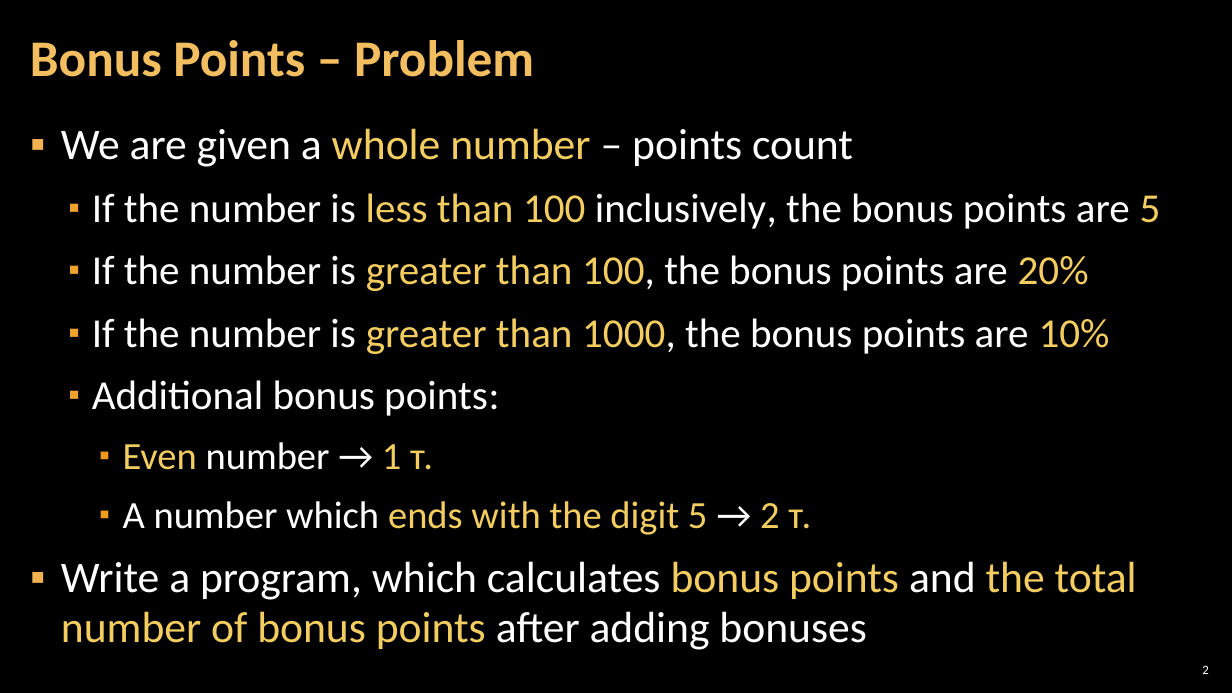
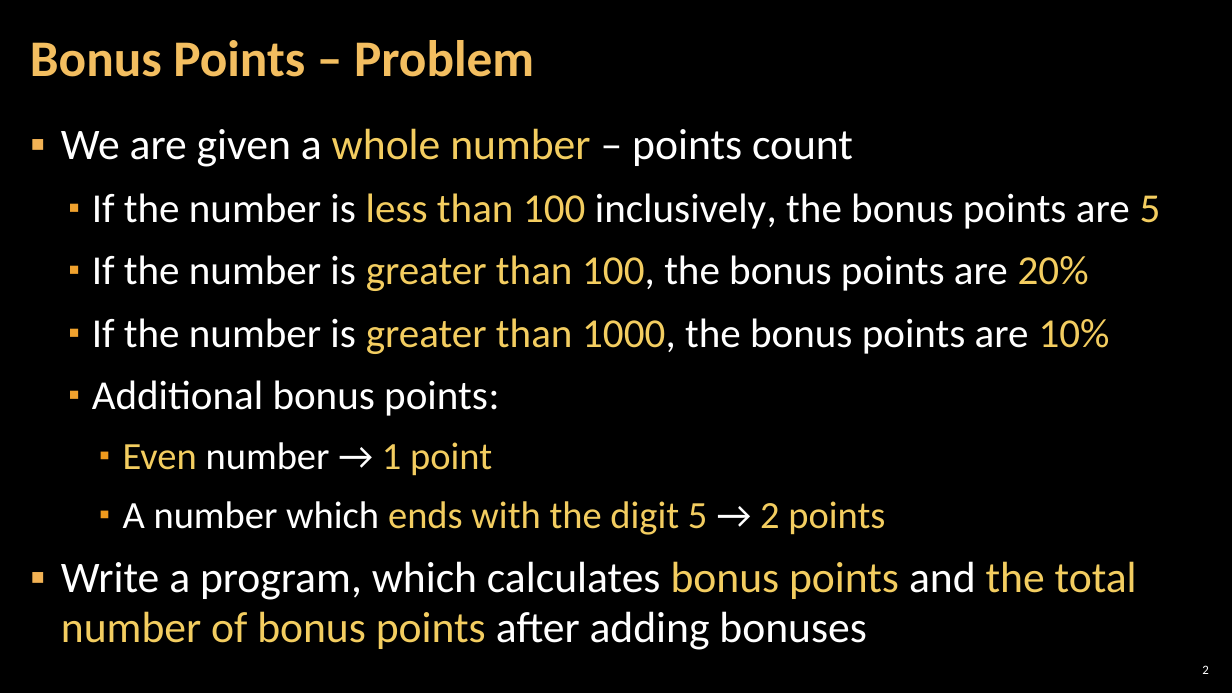
Before and after one commit to SoftUni/Programming-Basics-Resources, a slide deck: slide 2 of Presentation-Slides-CSharp-EN/Chapter-3-Simple-Conditions/07.Bonus-Points-Problem.pptx. Drawn at 1232x693 pixels with LibreOffice and Linux fonts; fonts in the diff are those of the drawing; background and template pictures are left out. Boxes give left, top, right and bottom in pixels: in the first picture for what was removed or moved away, otherwise in the second. Text is boxed around its words. In the diff, an @@ line names an element or a change of style, - is before the commit and + after.

Commit message:
bug fix

```diff
--- a/Presentation-Slides-CSharp-EN/Chapter-3-Simple-Conditions/07.Bonus-Points-Problem.pptx
+++ b/Presentation-Slides-CSharp-EN/Chapter-3-Simple-Conditions/07.Bonus-Points-Problem.pptx
@@ text at [123,442,885,535]: text changed @@
-    ▪ Even number → 1 т.
-    ▪ A number which ends with the digit 5 → 2 т.
+    ▪ Even number → 1 point
+    ▪ A number which ends with the digit 5 → 2 points
```
